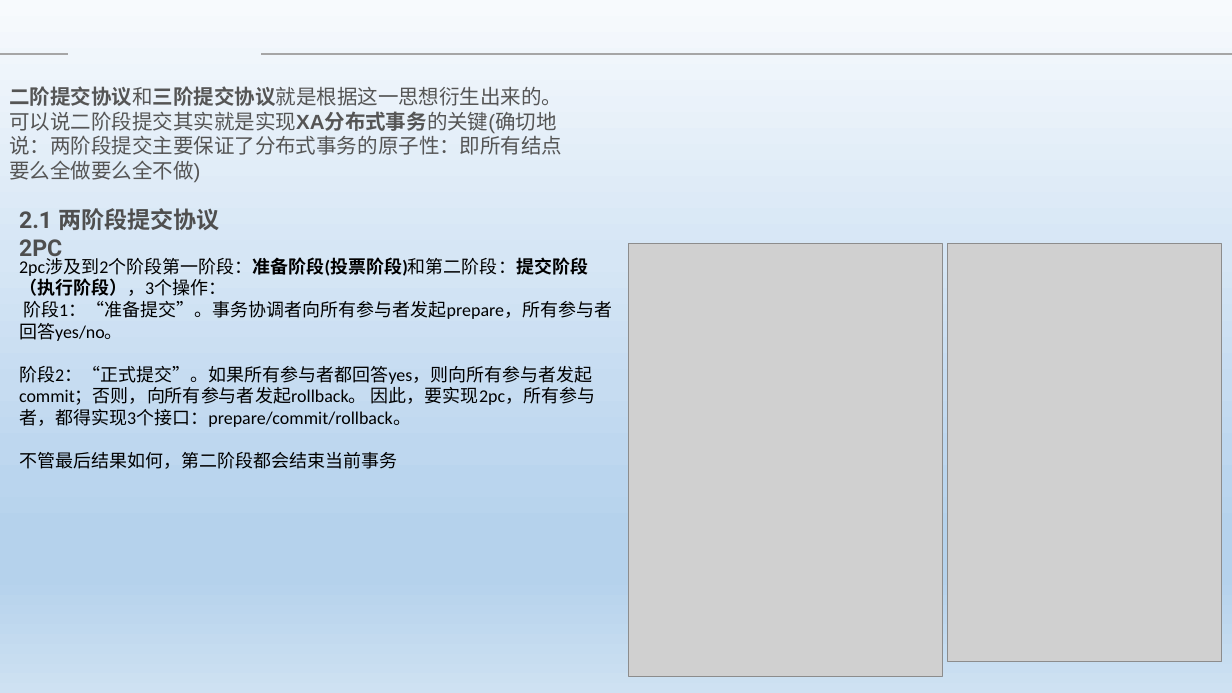
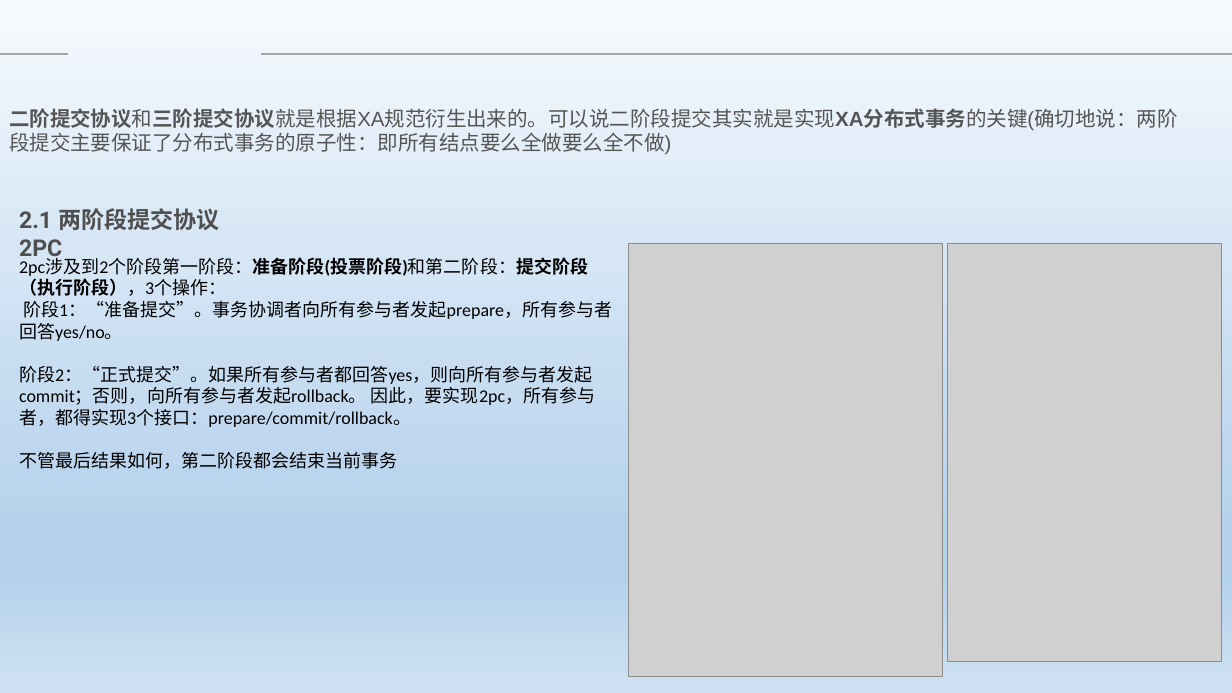
Before and after one commit to Heffie199/zhao_Note, a slide deck: slide 14 of 分布式事务的解决方案 .pptx. Drawn at 1232x693 pixels with LibreOffice and Linux fonts; fonts in the diff are those of the drawing; grey boxes stand for pictures; background and template pictures are left out. Boxes give left, top, right and bottom in pixels: in the first picture for what was removed or moved away, otherwise in the second. Text is boxed around its words. In the diff, an @@ line names an element or a change of style, - is before the commit and + after.

```diff
--- a/分布式事务的解决方案 .pptx
+++ b/分布式事务的解决方案 .pptx
@@ text at (9, 108, 1178, 155): text changed @@
-二阶提交协议和三阶提交协议就是根据这一思想衍生出来的。可以说二阶段提交其实就是实现XA分布式事务的关键(确切地说：两阶段提交主要保证了分布式事务的原子性：即所有结点要么全做要么全不做)
+二阶提交协议和三阶提交协议就是根据XA规范衍生出来的。可以说二阶段提交其实就是实现XA分布式事务的关键(确切地说：两阶段提交主要保证了分布式事务的原子性：即所有结点要么全做要么全不做)
```
Also in this commit, not shown: 12 other slides changed.
